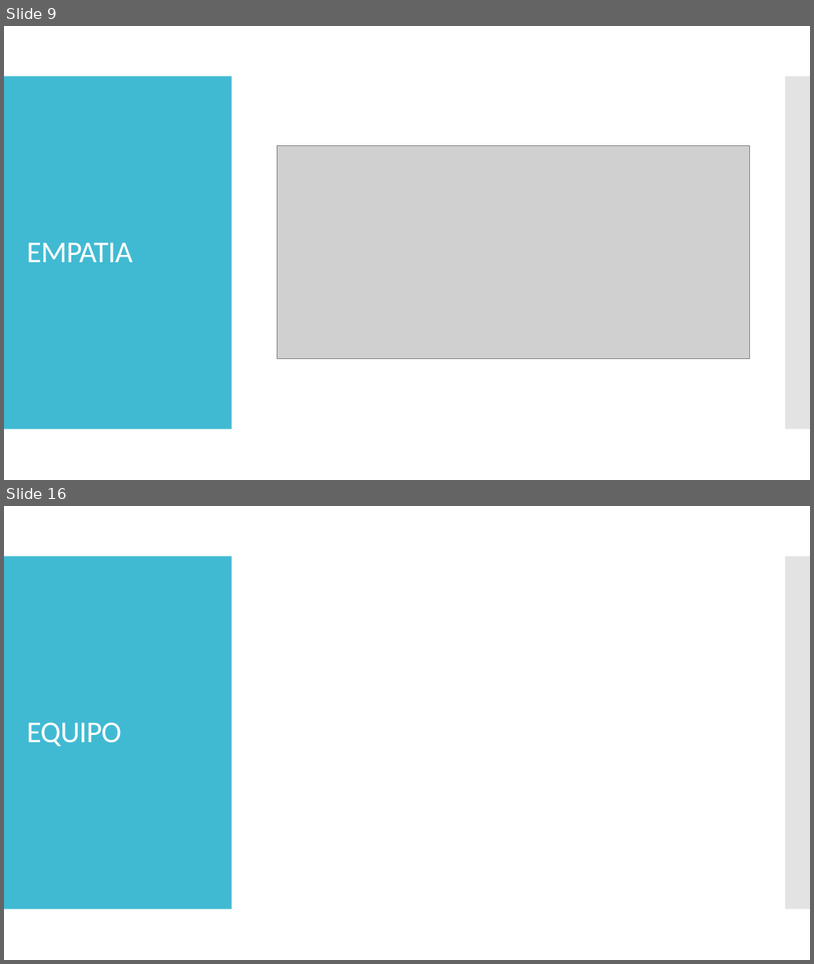
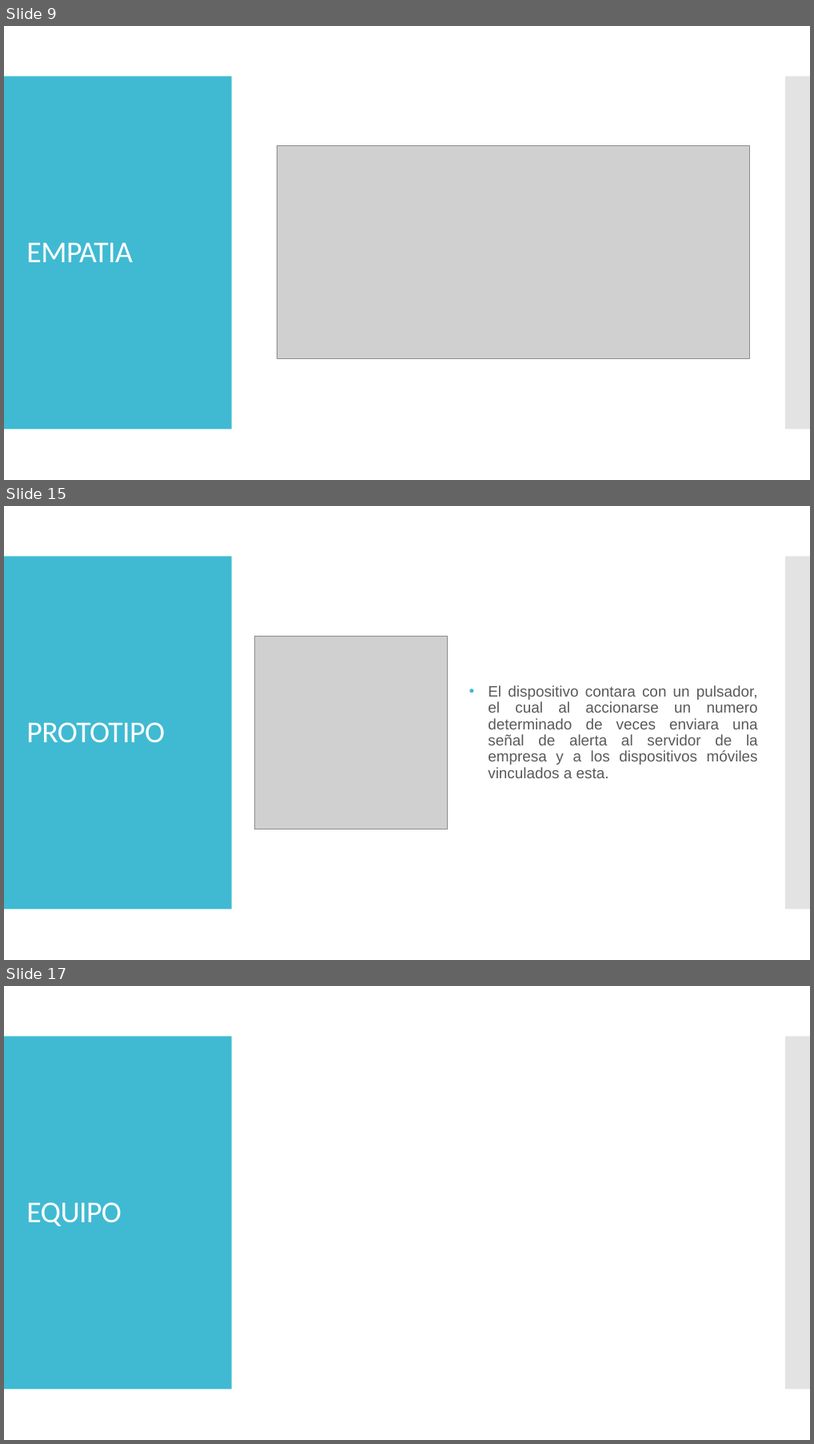
Before and after one commit to claudio-cordova-estrada/hackathon, a slide deck: Presentacion/Design_Thinking.pptx. Shown one above the other, each under a label of ours: slides 9 and 16 before the commit, slides 9, 15 and 17 after it; the slides between them are not shown. The pictures are 814x964 and 814x1444 pixels, drawn with LibreOffice and Linux fonts; fonts in the diff are those of the drawing; grey boxes stand for pictures. Boxes give left, top, right and bottom in pixels: in the first picture for what was removed or moved away, otherwise in the second. Text is boxed around its words. In the diff, an @@ line names an element or a change of style, - is before the commit and + after.

```diff
--- a/Presentacion/Design_Thinking.pptx
+++ b/Presentacion/Design_Thinking.pptx
@@ slide 15 added at <box>4,506,810,960</box>, background #FFFFFF; not listed: 2 template elements that a slide beside it also shows @@
@@ picture added at <box>254,636,447,829</box> @@
@@ text added at <box>488,685,758,778</box>, 18 pt, text #595959 @@
+  • El dispositivo contara con un pulsador, el cual al accionarse un numero determinado de veces enviara una señal de alerta al servidor de la empresa y a los dispositivos móviles vinculados a esta.
@@ title added at <box>26,722,165,743</box>, 36 pt, text #FFFFFF @@
+PROTOTIPO
@@ what was slide 16 is now slide 17 @@
```
Also in this commit, not shown: 6 slides changed, 2 other slides added, 2 slides removed.
